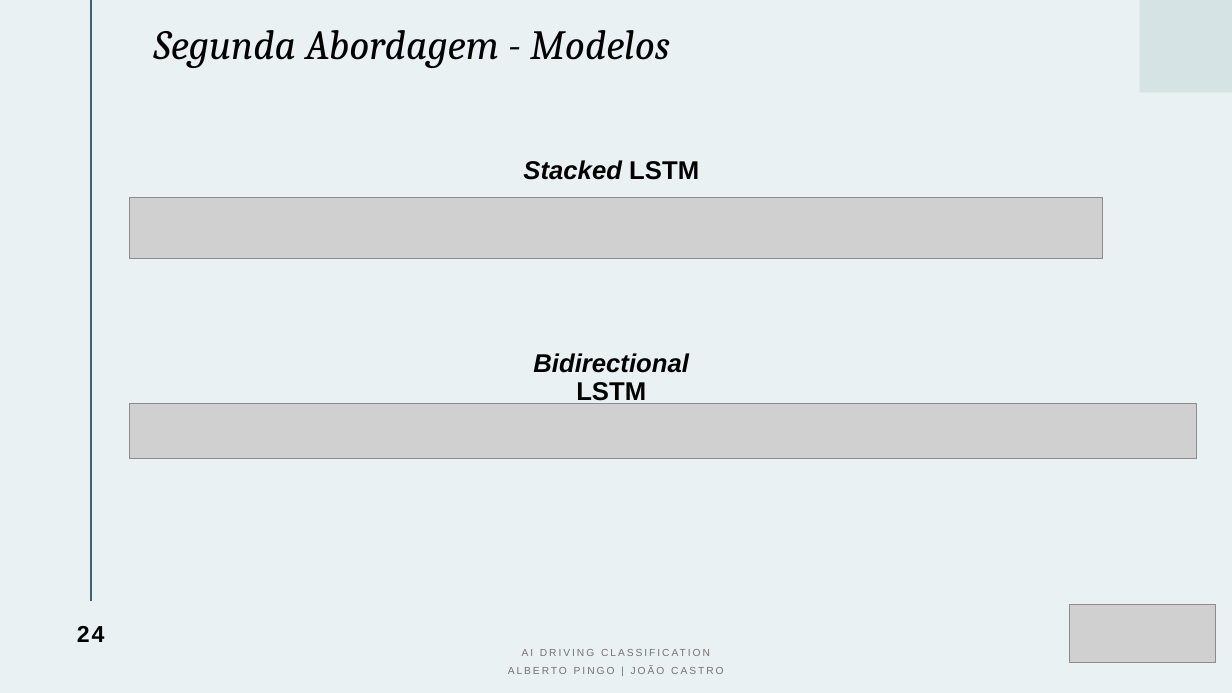
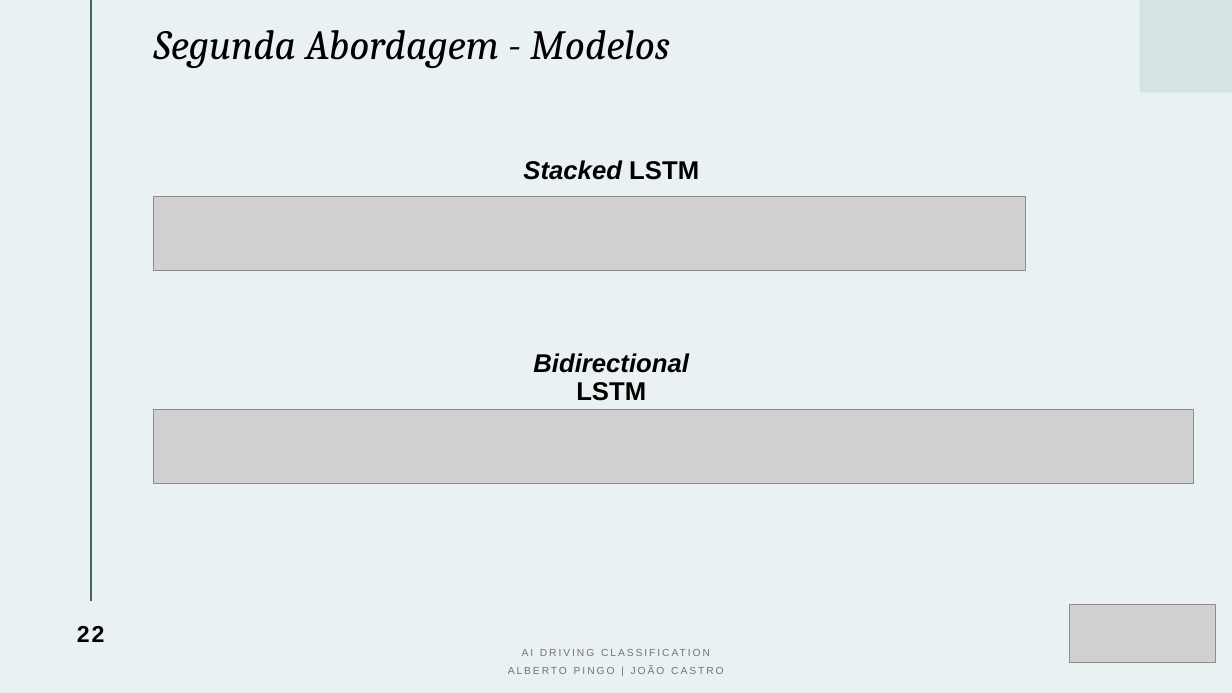
Before and after one commit to albertopingo/AI-driving-classification_FinalProject_CEng, a slide deck: slide 22 of ProjInf_AI_Driving_Classification.pptx (slide 24 before the commit). Drawn at 1232x693 pixels with LibreOffice and Linux fonts; fonts in the diff are those of the drawing; grey boxes stand for pictures. Boxes give left, top, right and bottom in pixels: in the first picture for what was removed or moved away, otherwise in the second. Text is boxed around its words. In the diff, an @@ line names an element or a change of style, - is before the commit and + after.

Commit message:
Update pptx images3 & content by JC

```diff
--- a/ProjInf_AI_Driving_Classification.pptx
+++ b/ProjInf_AI_Driving_Classification.pptx
@@ picture: place and size @@
-picture at [129,197,1103,258]
+picture at [153,197,1025,271]
@@ picture: place and size @@
-picture at [129,404,1197,458]
+picture at [153,410,1193,484]
@@ page number at [77,626,105,642]: text changed @@
-24
+22
```
Also in this commit, not shown: 4 other slides changed, 1 slide added, 3 slides removed.
